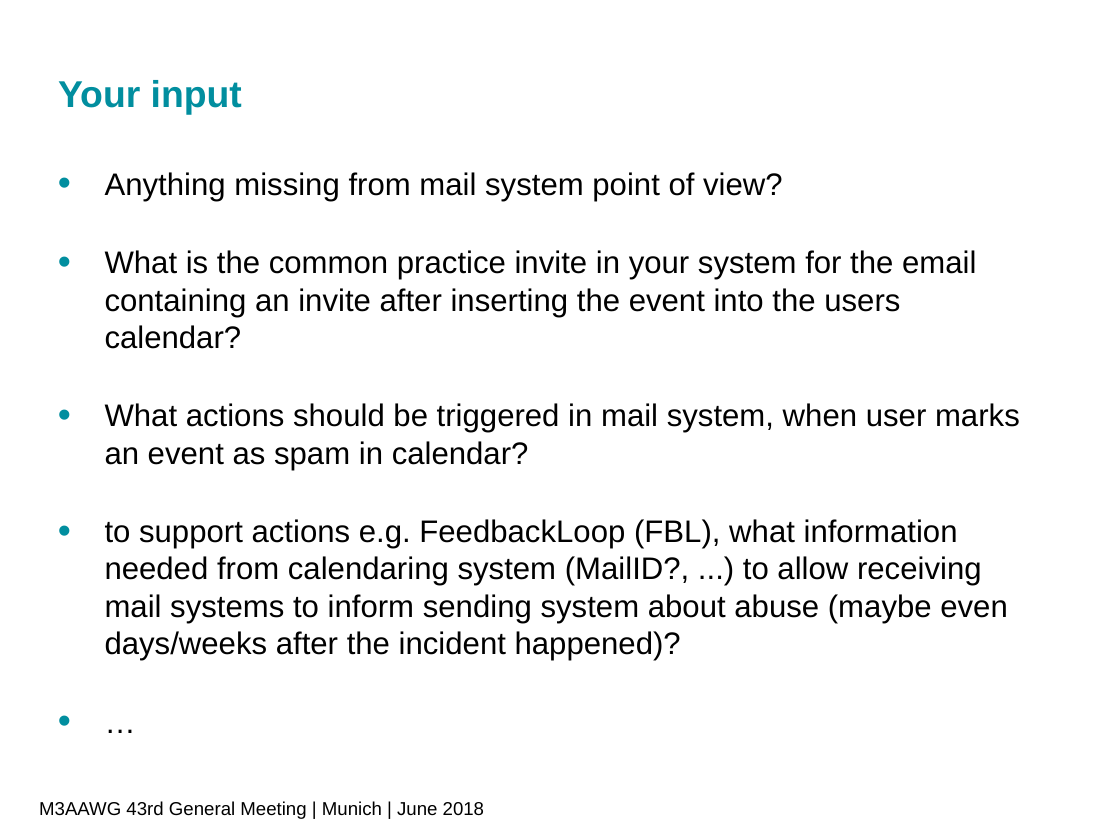
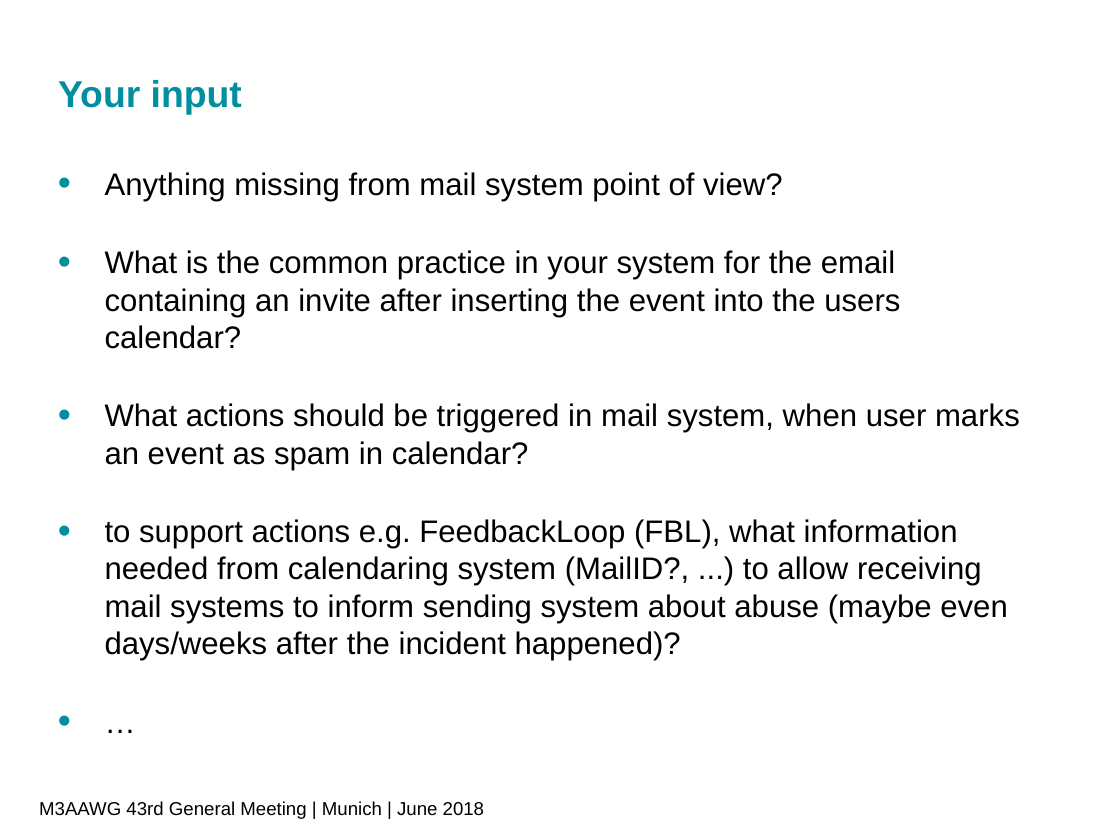
Before and after one commit to CalConnect/TC-CALSPAM, a slide deck: slide 11 of Process_M3AAWG/2018-06-M3AAWG43-CalendarSpam.pptx. Drawn at 1120x840 pixels with LibreOffice and Linux fonts; fonts in the diff are those of the drawing; background and template pictures are left out. Boxes give left, top, right and bottom in pixels: in the first picture for what was removed or moved away, otherwise in the second. Text is boxed around its words. In the diff, an @@ line names an element or a change of style, - is before the commit and + after.

Commit message:
corrected spelling error on slide Input

```diff
--- a/Process_M3AAWG/2018-06-M3AAWG43-CalendarSpam.pptx
+++ b/Process_M3AAWG/2018-06-M3AAWG43-CalendarSpam.pptx
@@ text at (105, 250, 900, 349): text changed @@
-• What is the common practice invite in your system for the email containing an invite after inserting the event into the users calendar?
+• What is the common practice in your system for the email containing an invite after inserting the event into the users calendar?
```
Also in this commit, not shown: 1 other file.
